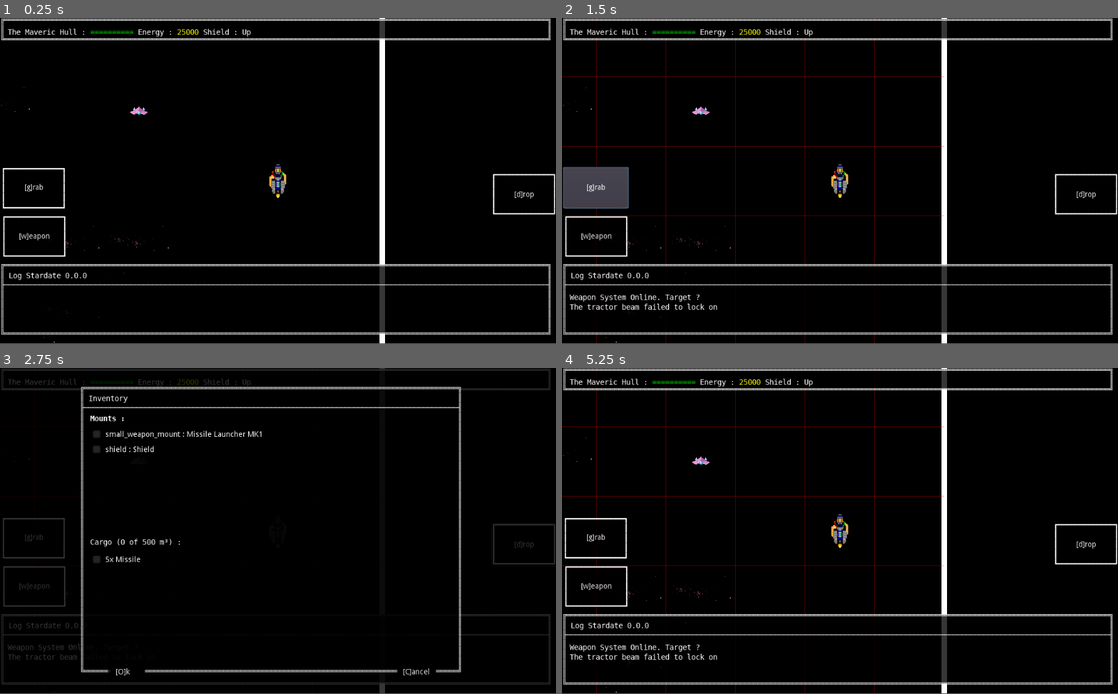
Above: before the commit, frames 1-4 (two rows, left to right).
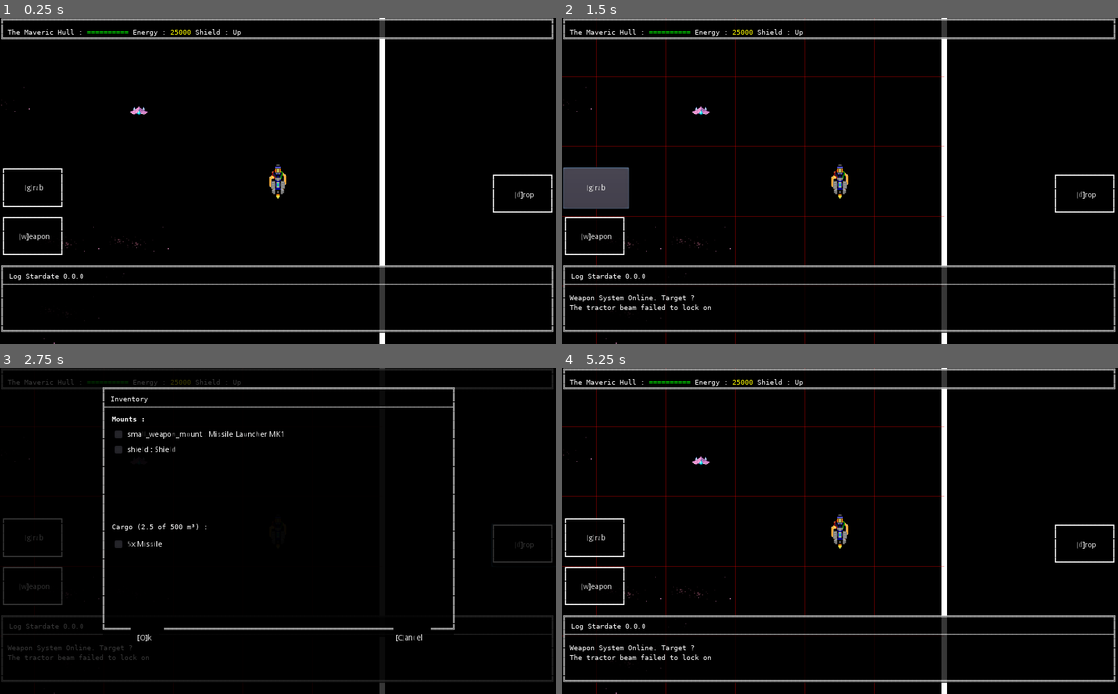
Above: after the commit, the same moments.

Repository: Ombarus/SolarRogue
Game: Godot game, scene res://scenes/main.tscn
Two runs of this game, one before a commit and one after it. Both use one fixed random seed, a clock stepped at 60 frames per second and the inputs below.
Inputs:
- Up to frame 1 (0.25 s): no input
- Up to frame 2 (1.5 s): click "[w]eapon" at 0.5 s; click "[g]rab" at 1.25 s
- Up to frame 3 (2.75 s): click "[d]rop" at 2 s
- Up to frame 4 (5.25 s): click "small_weapon_mount : Missile …" at 2.75 s; click "shield : Shield" at 3.5 s; click "5x Missile" at 4.25 s; click "[O]k" at 5 s
In our replay, the window is 800x468 before the commit and 800x469 after it. These sizes can differ from the game's own. Grey fills any space a smaller window leaves; there, only what the larger window draws over its background counts as a difference.

The runs differ from the first frame. In frame 1, 6.3% of the frame differs, in the area x 0-100%, y 0-100%; in frame 2, 6.9%; in frame 3, 6.6%; in frame 4, 7.1%.

Commit message:
- fix cargo hold storage volume check with base_attributes & modifed_attributes - Drop 	- Display inventory 		- Display volume used / volume capacity 		- Dialog ok/cancel buttons 		- Decide on the way to do selection

Diff:
--- a/DialogWindowBaseASCII.tscn
+++ /dev/null
@@ -1,180 +0,0 @@
-[gd_scene load_steps=4 format=2]
-
-[ext_resource path="res://scripts/GUI/window_draw.gd" type="Script" id=1]
-[ext_resource path="res://data/fonts/DejaVuSansMono.tres" type="DynamicFont" id=2]
-[ext_resource path="res://data/styles/GUI_bg.tres" type="StyleBox" id=3]
-
-[node name="base" type="Control"]
-
-anchor_left = 0.0
-anchor_top = 0.0
-anchor_right = 1.0
-anchor_bottom = 1.0
-margin_right = -568.0
-margin_bottom = -327.0
-rect_pivot_offset = Vector2( 0, 0 )
-rect_clip_content = false
-mouse_filter = 0
-mouse_default_cursor_shape = 0
-size_flags_horizontal = 1
-size_flags_vertical = 1
-script = ExtResource( 1 )
-_sections_unfolded = [ "Anchor" ]
-editor_trigger_signal = false
-title = ""
-content = ""
-border_style = "="
-
-[node name="width_test" type="Label" parent="." index="0"]
-
-visible = false
-anchor_left = 0.0
-anchor_top = 0.0
-anchor_right = 0.0
-anchor_bottom = 0.0
-margin_right = 40.0
-margin_bottom = 14.0
-rect_pivot_offset = Vector2( 0, 0 )
-rect_clip_content = false
-mouse_filter = 2
-mouse_default_cursor_shape = 0
-size_flags_horizontal = 1
-size_flags_vertical = 4
-custom_fonts/font = ExtResource( 2 )
-percent_visible = 1.0
-lines_skipped = 0
-max_lines_visible = -1
-_sections_unfolded = [ "custom_fonts" ]
-
-[node name="bg" type="Panel" parent="." index="1"]
-
-anchor_left = 0.0
-anchor_top = 0.0
-anchor_right = 1.0
-anchor_bottom = 1.0
-rect_pivot_offset = Vector2( 0, 0 )
-rect_clip_content = false
-mouse_filter = 0
-mouse_default_cursor_shape = 0
-size_flags_horizontal = 3
-size_flags_vertical = 3
-custom_styles/panel = ExtResource( 3 )
-_sections_unfolded = [ "Size Flags", "Theme", "custom_styles" ]
-
-[node name="contour" type="RichTextLabel" parent="bg" index="0"]
-
-anchor_left = 0.0
-anchor_top = 0.0
-anchor_right = 1.0
-anchor_bottom = 1.0
-rect_pivot_offset = Vector2( 0, 0 )
-rect_clip_content = true
-mouse_filter = 0
-mouse_default_cursor_shape = 0
-size_flags_horizontal = 1
-size_flags_vertical = 1
-custom_fonts/mono_font = ExtResource( 2 )
-custom_fonts/normal_font = ExtResource( 2 )
-custom_colors/default_color = Color( 1, 1, 1, 1 )
-bbcode_enabled = true
-bbcode_text = "╔══════════════════════════════════════════════════════╗
-║                                                      ║
-║                                                      ║
-║                                                      ║
-║                                                      ║
-║                                                      ║
-║                                                      ║
-║                                                      ║
-║                                                      ║
-║                                                      ║
-║                                                      ║
-║                                                      ║
-║                                                      ║
-║                                                      ║
-╚══════════════════════════════════════════════════════╝"
-visible_characters = -1
-percent_visible = 1.0
-meta_underlined = true
-tab_size = 4
-text = "╔══════════════════════════════════════════════════════╗
-║                                                      ║
-║                                                      ║
-║                                                      ║
-║                                                      ║
-║                                                      ║
-║                                                      ║
-║                                                      ║
-║                                                      ║
-║                                                      ║
-║                                                      ║
-║                                                      ║
-║                                                      ║
-║                                                      ║
-╚══════════════════════════════════════════════════════╝"
-scroll_active = false
-scroll_following = false
-selection_enabled = false
-override_selected_font_color = false
-_sections_unfolded = [ "BBCode", "Margin", "Rect", "custom_colors", "custom_fonts" ]
-
-[node name="Title" type="RichTextLabel" parent="bg/contour" index="1"]
-
-anchor_left = 0.0
-anchor_top = 0.0
-anchor_right = 1.0
-anchor_bottom = 0.0
-margin_left = 16.0
-margin_top = 20.0
-margin_right = -20.0
-margin_bottom = 39.0
-rect_pivot_offset = Vector2( 0, 0 )
-rect_clip_content = true
-mouse_filter = 0
-mouse_default_cursor_shape = 0
-size_flags_horizontal = 3
-size_flags_vertical = 1
-custom_fonts/mono_font = ExtResource( 2 )
-custom_fonts/normal_font = ExtResource( 2 )
-bbcode_enabled = true
-bbcode_text = ""
-visible_characters = -1
-percent_visible = 1.0
-meta_underlined = true
-tab_size = 4
-text = ""
-scroll_active = true
-scroll_following = false
-selection_enabled = false
-override_selected_font_color = false
-_sections_unfolded = [ "Anchor", "BBCode", "Grow Direction", "Margin", "Rect", "Size Flags", "custom_fonts" ]
-
-[node name="Content" type="RichTextLabel" parent="bg/contour" index="2"]
-
-anchor_left = 0.0
-anchor_top = 0.0
-anchor_right = 1.0
-anchor_bottom = 1.0
-margin_left = 14.0
-margin_top = 18.0
-margin_right = -24.0
-margin_bottom = -26.0
-rect_pivot_offset = Vector2( 0, 0 )
-rect_clip_content = true
-mouse_filter = 0
-mouse_default_cursor_shape = 0
-size_flags_horizontal = 3
-size_flags_vertical = 3
-custom_fonts/mono_font = ExtResource( 2 )
-custom_fonts/normal_font = ExtResource( 2 )
-bbcode_enabled = true
-bbcode_text = ""
-visible_characters = -1
-percent_visible = 1.0
-meta_underlined = true
-tab_size = 4
-text = ""
-scroll_active = true
-scroll_following = false
-selection_enabled = false
-override_selected_font_color = false
-_sections_unfolded = [ "BBCode", "Margin", "Size Flags", "custom_fonts" ]
--- a/data/styles/GUI_pressed.tres
+++ /dev/null
@@ -1,29 +0,0 @@
-[gd_resource type="StyleBoxFlat" format=2]
-
-[resource]
-
-content_margin_left = -1.0
-content_margin_right = -1.0
-content_margin_top = -1.0
-content_margin_bottom = -1.0
-bg_color = Color( 0.6, 0.6, 0.6, 1 )
-draw_center = true
-border_width_left = 0
-border_width_top = 0
-border_width_right = 0
-border_width_bottom = 0
-border_color = Color( 0.8, 0.8, 0.8, 1 )
-border_blend = false
-corner_radius_top_left = 0
-corner_radius_top_right = 0
-corner_radius_bottom_right = 0
-corner_radius_bottom_left = 0
-corner_detail = 8
-expand_margin_left = 0.0
-expand_margin_right = 0.0
-expand_margin_top = 0.0
-expand_margin_bottom = 0.0
-shadow_color = Color( 0, 0, 0, 0.6 )
-shadow_size = 0
-anti_aliasing = true
-anti_aliasing_size = 1
--- a/project.godot
+++ b/project.godot
@@ -19,6 +19,11 @@
 BehaviorEvents="*res://scripts/autoload/BehaviorEvents.gd"
 Globals="*res://scripts/autoload/Globals.gd"
 
+[display]
+
+window/dpi/allow_hidpi=true
+window/stretch/mode="2d"
+
 [input]
 
 zoom_in=[ Object(InputEventMouseButton,"resource_local_to_scene":false,"resource_name":"","device":0,"alt":false,"shift …(210 unchanged characters)…
@@ -32,6 +37,9 @@
 
 [rendering]
 
+quality/intended_usage/framebuffer_allocation=0
+quality/2d/use_pixel_snap=true
+quality/filters/use_nearest_mipmap_filter=true
 environment/default_clear_color=Color( 0, 0, 0, 1 )
 environment/default_environment="res://default_env.tres"
 
--- a/scenes/GUI/DialogWindowBaseASCII.tscn
+++ b/scenes/GUI/DialogWindowBaseASCII.tscn
@@ -41,7 +41,7 @@
 
 shortcut = SubResource( 3 )
 
-[node name="base" type="Control"]
+[node name="base" type="Control" index="0"]
 
 anchor_left = 0.0
 anchor_top = 0.0
@@ -151,7 +151,7 @@
 scroll_following = false
 selection_enabled = false
 override_selected_font_color = false
-_sections_unfolded = [ "BBCode", "Margin", "Rect", "custom_colors", "custom_fonts" ]
+_sections_unfolded = [ "BBCode", "Margin", "Rect", "Theme", "custom_colors", "custom_fonts" ]
 
 [node name="Title" type="RichTextLabel" parent="bg/contour" index="1"]
 
@@ -193,7 +193,7 @@
 anchor_top = 0.0
 anchor_right = 1.0
 anchor_bottom = 1.0
-margin_bottom = -20.0
+margin_bottom = -27.0
 rect_pivot_offset = Vector2( 0, 0 )
 rect_clip_content = false
 mouse_filter = 0
@@ -213,6 +213,7 @@
 margin_top = -3.88501
 margin_right = 106.0
 margin_bottom = -3.88501
+rect_min_size = Vector2( 0, 28 )
 rect_pivot_offset = Vector2( 0, 0 )
 rect_clip_content = false
 focus_mode = 2
@@ -241,6 +242,7 @@
 margin_top = -3.88501
 margin_right = -60.0
 margin_bottom = -3.88501
+rect_min_size = Vector2( 0, 28 )
 rect_pivot_offset = Vector2( 0, 0 )
 rect_clip_content = false
 focus_mode = 2
--- a/scenes/GUI/Dialogs/SelectableInventory.tscn
+++ b/scenes/GUI/Dialogs/SelectableInventory.tscn
@@ -40,10 +40,10 @@
 
 [node name="base" parent="." index="1" instance=ExtResource( 3 )]
 
-margin_left = 147.0
+margin_left = 187.0
 margin_top = 34.0
-margin_right = -170.0
-margin_bottom = -18.0
+margin_right = -183.0
+margin_bottom = -76.0
 dialog_ok = true
 dialog_cancel = true
 title = "Inventory"
@@ -72,7 +72,7 @@
 anchor_top = 0.0
 anchor_right = 0.0
 anchor_bottom = 0.0
-margin_right = 657.0
+margin_right = 604.0
 margin_bottom = 21.0
 rect_min_size = Vector2( 0, 21 )
 rect_pivot_offset = Vector2( 0, 0 )
@@ -105,8 +105,8 @@
 anchor_bottom = 0.0
 margin_left = 0.0
 margin_top = 25.0
-margin_right = 657.0
-margin_bottom = 224.0
+margin_right = 604.0
+margin_bottom = 195.0
 size_flags_horizontal = 3
 size_flags_vertical = 3
 _sections_unfolded = [ "Margin", "Size Flags" ]
@@ -117,9 +117,9 @@
 anchor_top = 0.0
 anchor_right = 0.0
 anchor_bottom = 0.0
-margin_top = 228.0
-margin_right = 657.0
-margin_bottom = 252.0
+margin_top = 199.0
+margin_right = 604.0
+margin_bottom = 223.0
 rect_min_size = Vector2( 0, 24 )
 rect_pivot_offset = Vector2( 0, 0 )
 rect_clip_content = true
@@ -150,9 +150,9 @@
 anchor_right = 0.0
 anchor_bottom = 0.0
 margin_left = 0.0
-margin_top = 256.0
-margin_right = 657.0
-margin_bottom = 455.0
+margin_top = 227.0
+margin_right = 604.0
+margin_bottom = 397.0
 size_flags_horizontal = 3
 size_flags_vertical = 3
 _sections_unfolded = [ "Margin", "Size Flags" ]
--- a/scenes/main.tscn
+++ b/scenes/main.tscn
@@ -303,6 +303,8 @@
 
 [node name="Inventory" parent="Camera-GUI" index="1" instance=ExtResource( 17 )]
 
+visible = false
+
 [node name="DEBUG" type="Node2D" parent="." index="7"]
 
 visible = false
--- a/scripts/Attributes.gd
+++ b/scripts/Attributes.gd
@@ -8,6 +8,24 @@
 export var modified_attributes = {} # locally modified attribute (like current position). Should be saved !
 
 
+func init_cargo():
+	if modified_attributes.has("cargo") or not base_attributes.has("cargo"):
+		return
+
+	modified_attributes["cargo"] = {}
+	modified_attributes.cargo["content"] = base_attributes.cargo.content
+	modified_attributes.cargo["volume_used"] = 0
+	for item in modified_attributes.cargo.content:
+		var item_data = Globals.LevelLoaderRef.LoadJSON(item.src)
+		var vol = item_data.equipment.volume
+		modified_attributes.cargo["volume_used"] += vol * item.count
+
+func init_mounts():
+	if modified_attributes.has("mounts") or not base_attributes.has("mounts"):
+		return
+
+	modified_attributes["mounts"] = base_attributes.mounts
+
 func _ready():
 	# Called when the node is added to the scene for the first time.
 	# Initialization here
--- a/scripts/Behaviors/DamageBehavior.gd
+++ b/scripts/Behaviors/DamageBehavior.gd
@@ -79,15 +79,13 @@
 		ammo_ok = true
 	if ammo != null && shooter.base_attributes.has("cargo"):
 		if not shooter.modified_attributes.has("cargo"):
-			shooter.modified_attributes["cargo"] = {}
-			shooter.modified_attributes.cargo["content"] = shooter.base_attributes.cargo.content
-			shooter.modified_attributes.cargo["capacity"] = 0
+			shooter.init_cargo()
 		ammo_data = Globals.LevelLoaderRef.LoadJSON(ammo)
 		for item in shooter.modified_attributes.cargo.content:
 			if item.src == ammo && item.count > 0:
 				ammo_ok = true
 				item.count -= 1
-				shooter.modified_attributes.cargo.capacity += ammo_data.equipment.volume
+				shooter.modified_attributes.cargo.volume_used -= ammo_data.equipment.volume
 
 	if not ammo_ok && shooter.base_attributes.type == "player":
 		BehaviorEvents.emit_signal("OnLogLine", "No more " + ammo_data.name_id + " to shoot")
--- a/scripts/Behaviors/InventoryBehavior.gd
+++ b/scripts/Behaviors/InventoryBehavior.gd
@@ -6,6 +6,7 @@
 
 func _ready():
 	BehaviorEvents.connect("OnPickup", self, "OnPickup_Callback")
+
 
 func OnPickup_Callback(picker, picked):
 	var picked_obj = []
@@ -24,22 +25,21 @@
 		return
 
 	if not picker.modified_attributes.has("cargo"):
-		picker.modified_attributes["cargo"] = {}
-		picker.modified_attributes.cargo["content"] = picker.base_attributes.cargo.content
-		picker.modified_attributes.cargo["capacity"] = 0
-	var inventory_space = picker.modified_attributes.cargo.capacity
+		picker.init_cargo()
+	var inventory_space = picker.base_attributes.cargo.capacity - picker.modified_attributes.cargo.volume_used
 	for obj in filtered_obj:
 		if obj.base_attributes.equipment.volume > inventory_space:
 			if picker.base_attributes.type == "player":
 				BehaviorEvents.emit_signal("OnLogLine", "Cannot pick up " + obj.base_attributes.name_id	+ " Cargo holds are full")
 			continue
-		picker.modified_attributes.cargo.capacity -= obj.base_attributes.equipment.volume
+		picker.modified_attributes.cargo.volume_used += obj.base_attributes.equipment.volume
+		inventory_space -= obj.base_attributes.equipment.volume
 		if picker.base_attributes.type == "player":
 				BehaviorEvents.emit_signal("OnLogLine", "Tractor beam has brought " + obj.base_attributes.name_id + " abord")
 		if obj.base_attributes.equipment.stackable:
 			var found = false
 			for item in picker.modified_attributes.cargo.content:
-				if item.src == obj.base_attributes.src:
+				if item.src in obj.base_attributes.src:
 					found = true
 					item.count += 1
 			if not found:
--- a/scripts/Behaviors/LevelLoaderBehavior.gd
+++ b/scripts/Behaviors/LevelLoaderBehavior.gd
@@ -88,6 +88,8 @@
 
 func LoadJSON(filepath):
 	var file = File.new()
+	if not "res://" in filepath:
+		filepath = "res://" + filepath
 	file.open(filepath, file.READ)
 	var text = file.get_as_text()
 	var result_json = JSON.parse(text)
--- a/scripts/Behaviors/PlayerBehavior.gd
+++ b/scripts/Behaviors/PlayerBehavior.gd
@@ -42,8 +42,30 @@
 	if lock_input:
 		return
 
-	BehaviorEvents.emit_signal("OnPushGUI", "Inventory", playerNode)
+	BehaviorEvents.emit_signal("OnPushGUI", "Inventory", {"object":playerNode, "callback_object":self, "callback_method":"OnDropIventory_Callback"})
 
+func OnDropIventory_Callback(dropped_mounts, dropped_cargo):
+	playerNode.init_mounts()
+	var equips = playerNode.modified_attributes.mounts
+	for drop_data in dropped_mounts:
+		for equip in equips:
+			if drop_data == equip:
+				Globals.LevelLoaderRef.RequestObject(playerNode.modified_attributes.mounts[equip], Globals.LevelLoaderRef.World_to_Tile(playerNode.position))
+				playerNode.modified_attributes.mounts[equip] = ""
+
+	var cargo = playerNode.modified_attributes.cargo.content
+	var index_to_delete = []
+	for drop_data in dropped_cargo:
+		for i in range(cargo.size()):
+			if cargo[i].src == drop_data.src:
+				if cargo[i].count > 1:
+					cargo[i].count -= 1
+				else:
+					index_to_delete.push_back(i)
+				Globals.LevelLoaderRef.RequestObject(cargo[i].src, Globals.LevelLoaderRef.World_to_Tile(playerNode.position))
+
+	for index in index_to_delete:
+		cargo.remove(index)
 
 func OnObjTurn_Callback(obj):
 	print("Player OnObjTurn_Callback")
--- a/scripts/GUI/InventoryLayout.gd
+++ b/scripts/GUI/InventoryLayout.gd
@@ -1,8 +1,7 @@
 extends "res://scripts/GUI/GUILayoutBase.gd"
 
-# class member variables go here, for example:
-# var a = 2
-# var b = "textvar"
+var _callback_obj = null
+var _callback_method = ""
 
 func _ready():
 	get_node("base").connect("OnOkPressed", self, "Ok_Callback")
@@ -18,29 +17,56 @@
 
 func Ok_Callback():
 	BehaviorEvents.emit_signal("OnPopGUI")
+	if _callback_obj == null:
+		return
+
+	var dropped_mounts = []
+	for data in get_node("base/vbox/Mounts").content:
+		if data.checked == true:
+			dropped_mounts.push_back(data.key)
+
+	var dropped_cargo = []
+	for data in get_node("base/vbox/Cargo").content:
+		if data.checked == true:
+			dropped_cargo.push_back(data.key)
+	_callback_obj.call(_callback_method, dropped_mounts, dropped_cargo)
+
+	# reset content or we might end up with dangling references
+	get_node("base/vbox/Mounts").content = []
+	get_node("base/vbox/Cargo").content = []
+
 
 func Cancel_Callback():
 	BehaviorEvents.emit_signal("OnPopGUI")
 
+	# reset content or we might end up with dangling references
+	get_node("base/vbox/Mounts").content = []
+	get_node("base/vbox/Cargo").content = []
+
 func Init(init_param):
-	var cargo = init_param.base_attributes.cargo.content
-	var mounts = init_param.base_attributes.mounts
-	if init_param.modified_attributes.has("cargo"):
-		cargo = init_param.modified_attributes.cargo.content
-	if init_param.modified_attributes.has("mounts"):
-		mounts = init_param.modified_attributes.mounts
+	var obj = init_param["object"]
+	_callback_obj = init_param["callback_object"]
+	_callback_method = init_param["callback_method"]
+
+	obj.init_cargo()
+	obj.init_mounts()
+
+	var cargo = obj.modified_attributes.cargo.content
+	var mounts = obj.modified_attributes.mounts
 
 	var mount_obj = []
 	for key in mounts:
-		var data = Globals.LevelLoaderRef.LoadJSON(mounts[key])
-		var name = key + " : " + data.name_id
-		mount_obj.push_back({"name_id":name, "count":1})
+		var name = key + " : Free"
+		if not mounts[key].empty():
+			var data = Globals.LevelLoaderRef.LoadJSON(mounts[key])
+			name = key + " : " + data.name_id
+		mount_obj.push_back({"name_id":name, "count":1, "key":key})
 	get_node("base/vbox/Mounts").content = mount_obj
 
 	var current_load = 0
-	if init_param.modified_attributes.has("cargo"):
-		current_load = init_param.modified_attributes.cargo.capacity
-	var capacity = "(" + str(current_load) + " of " + str(init_param.base_attributes.cargo.capacity) + " m³)"
+	if obj.modified_attributes.has("cargo"):
+		current_load = obj.modified_attributes.cargo.volume_used
+	var capacity = "(" + str(current_load) + " of " + str(obj.base_attributes.cargo.capacity) + " m³)"
 	get_node("base/vbox/CargoLabel").bbcode_text = "Cargo " + capacity + " :"
 
 	var cargo_obj = []
@@ -49,7 +75,7 @@
 		var counting = ""
 		if item.count > 1:
 			counting = str(item.count) + "x "
-		cargo_obj.push_back({"name_id": counting + data.name_id, "count":item.count})
+		cargo_obj.push_back({"name_id": counting + data.name_id, "count":item.count, "key":item})
 	get_node("base/vbox/Cargo").content = cargo_obj
 
 	#get_node("base").content = result_string
--- a/scripts/GUI/ScrollListContainer.gd
+++ b/scripts/GUI/ScrollListContainer.gd
@@ -1,17 +1,33 @@
 extends ScrollContainer
 
-var content setget set_content
+var content = [] setget set_content, get_content
 
 var row_ref = null
 
 func _ready():
 	row_ref = get_node("List/Row")
 
+func get_content():
+	var result = []
+	for d in content:
+		var inside = {}
+		inside["key"] = d.key
+		inside["name_id"] = d.obj.get_node("Choice/Name").bbcode_text
+		inside["checked"] = d.obj.get_node("Choice").pressed
+		result.push_back(inside)
+	return result
+
 func set_content(val):
+	print(content)
+	for d in content:
+		d.obj.get_parent().remove_child(d.obj)
+		d.obj.queue_free()
+	content.clear()
 	for v in val:
 		var copy = row_ref.duplicate()
 		copy.visible = true
 		row_ref.get_parent().add_child(copy)
+		content.push_back({"obj": copy, "key": v.key})
 		copy.get_node("Choice/Name").bbcode_text = v.name_id
 
 #func _process(delta):
Binary file removed: data/textures/dialog.png
Not shown, removed: data/textures/dialog.png.import
Binary file added: data/textures/icons/icon_144.png
Not shown, added: data/textures/icons/icon_144.png.import
Binary file added: data/textures/icons/icon_192.png
Not shown, added: data/textures/icons/icon_192.png.import
Binary file added: data/textures/icons/icon_48.png
Not shown, added: data/textures/icons/icon_48.png.import
Binary file added: data/textures/icons/icon_64.png
Not shown, added: data/textures/icons/icon_64.png.import
Binary file added: data/textures/icons/icon_72.png
Not shown, added: data/textures/icons/icon_72.png.import
(and 10 more such lines)
